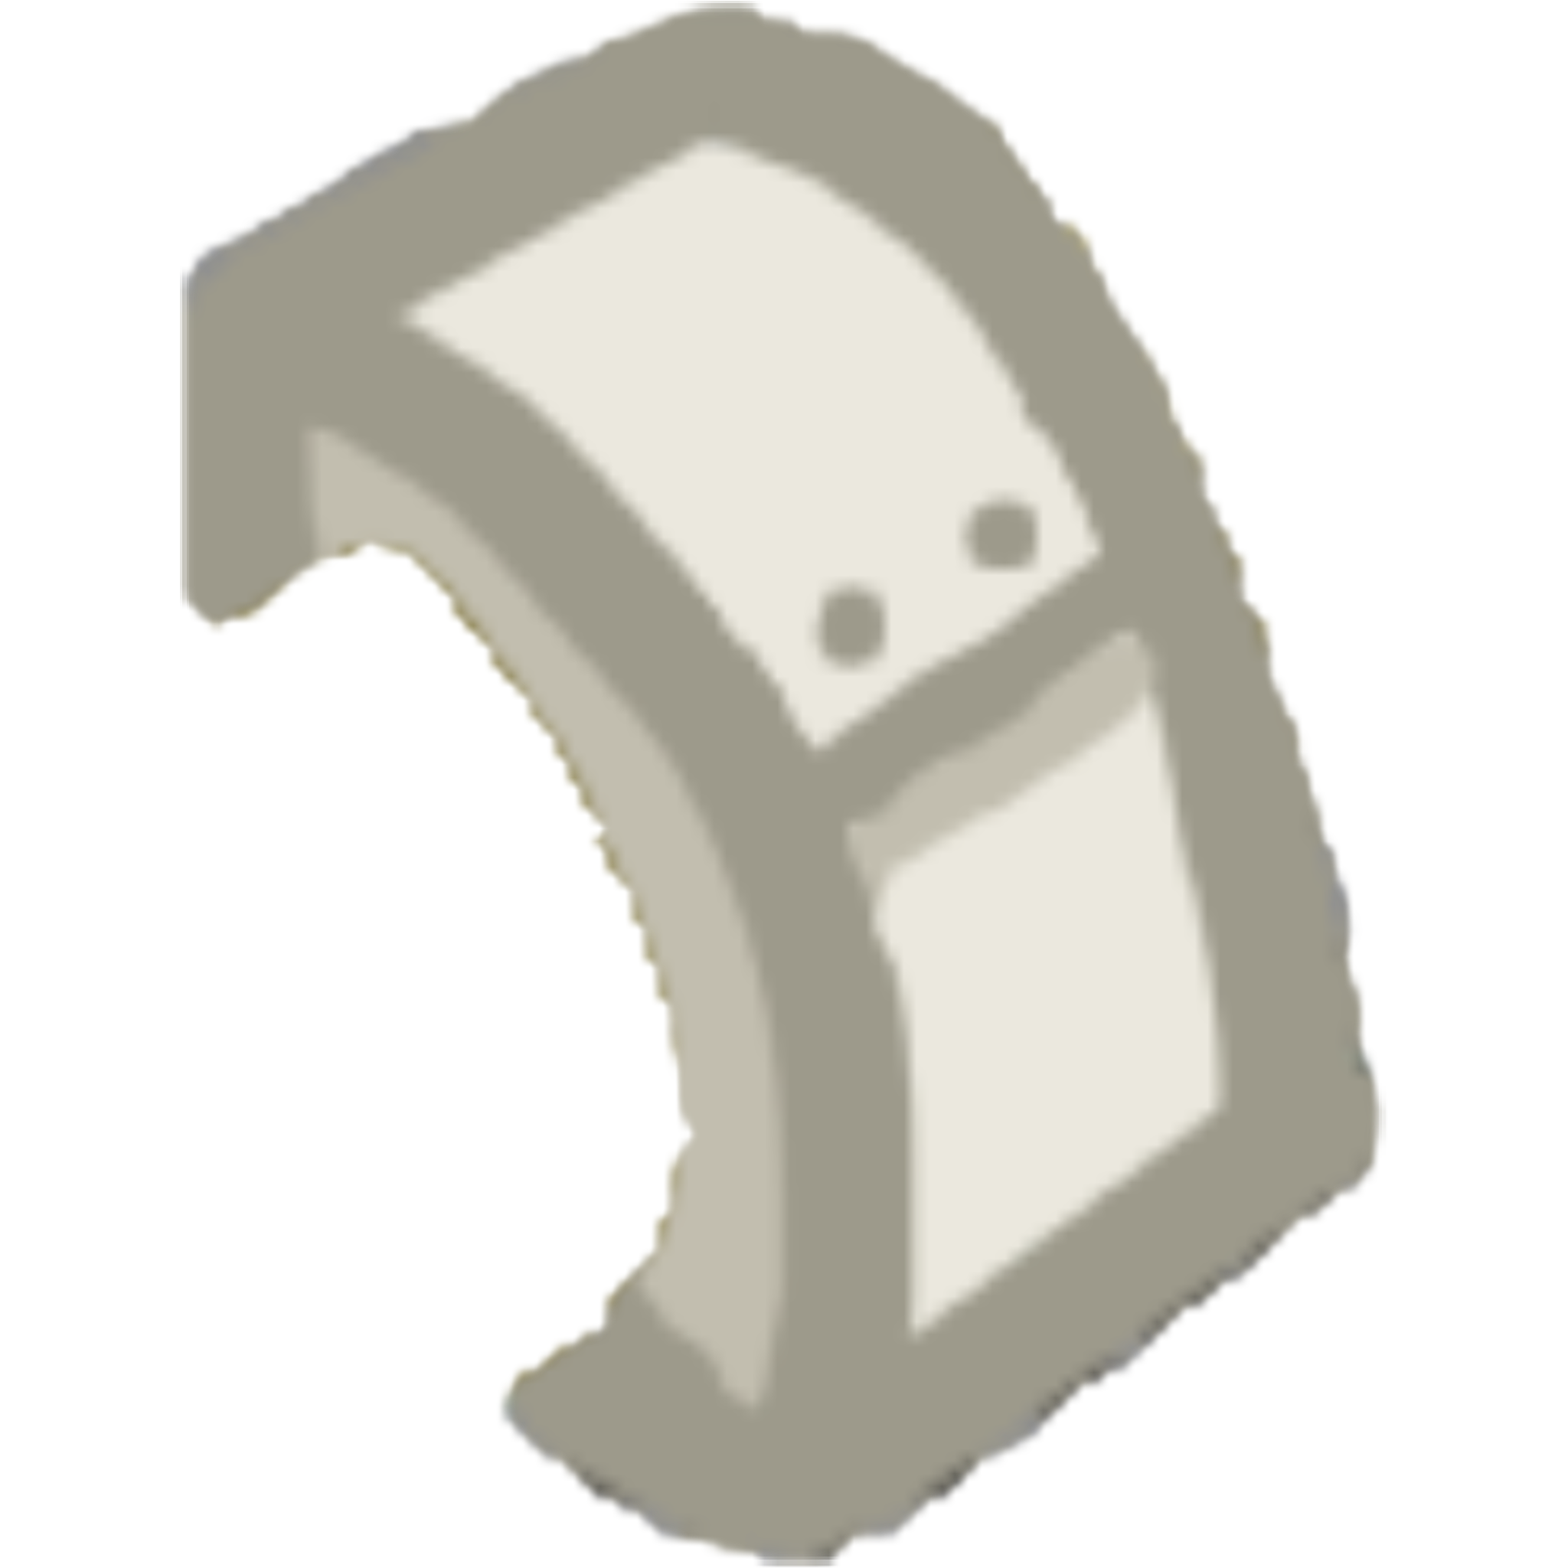
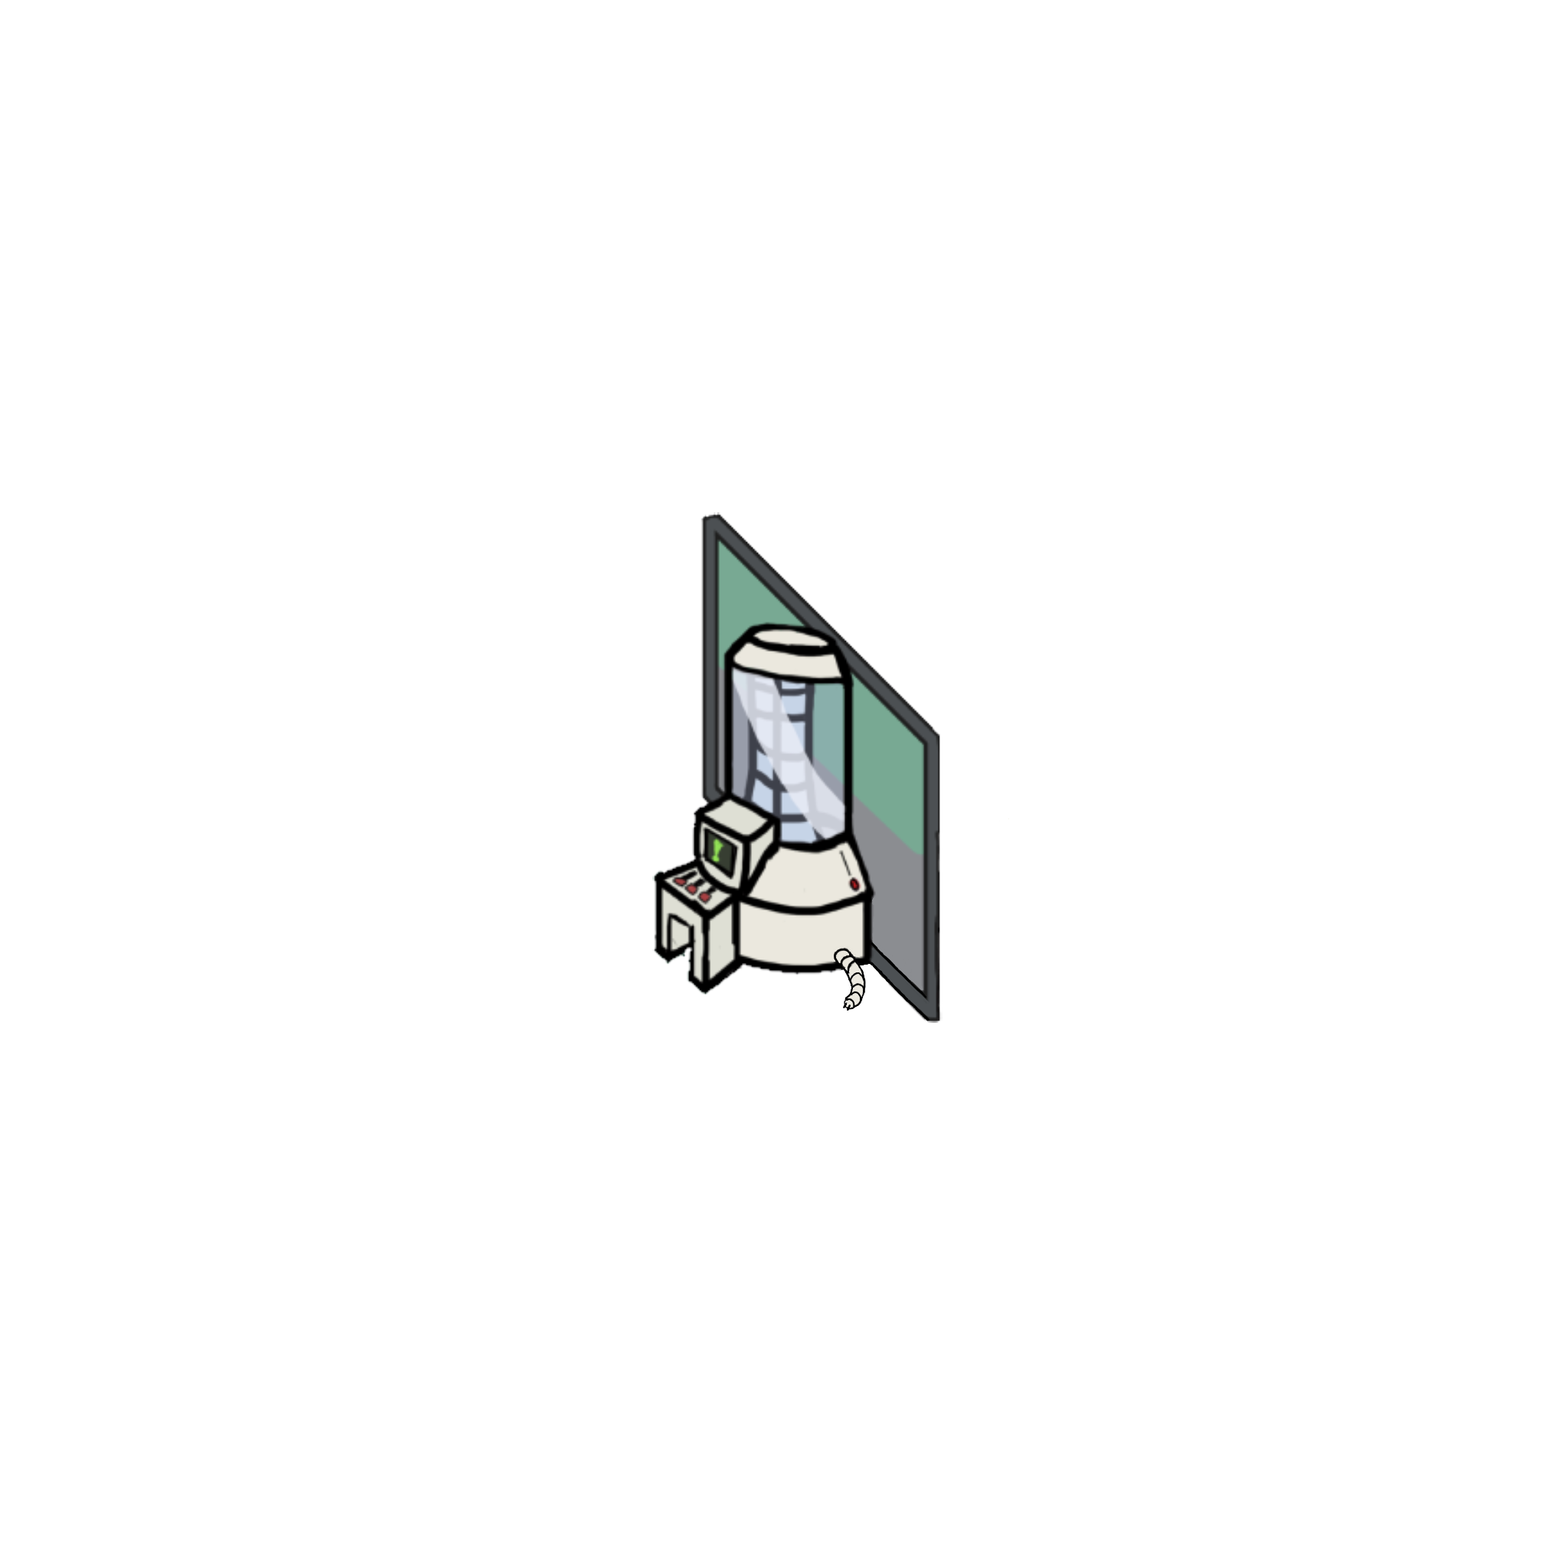
Layer changes from the first 1568×1568 image to the second:
added group "PowerConsole" with 3 layers above "Turbine" over (652, 512, 1010, 1023)
added layer "Detatched Cord" in group "PowerConsole" over (829, 810, 1010, 1022)
added layer "MG_PowerSlider" in group "PowerConsole" over (652, 512, 943, 1023)
hid group "Turbine" (17 layers) over (179, 0, 1388, 1568)
hid group "Wheel Rot" (9 layers) over (179, 0, 1388, 1568)